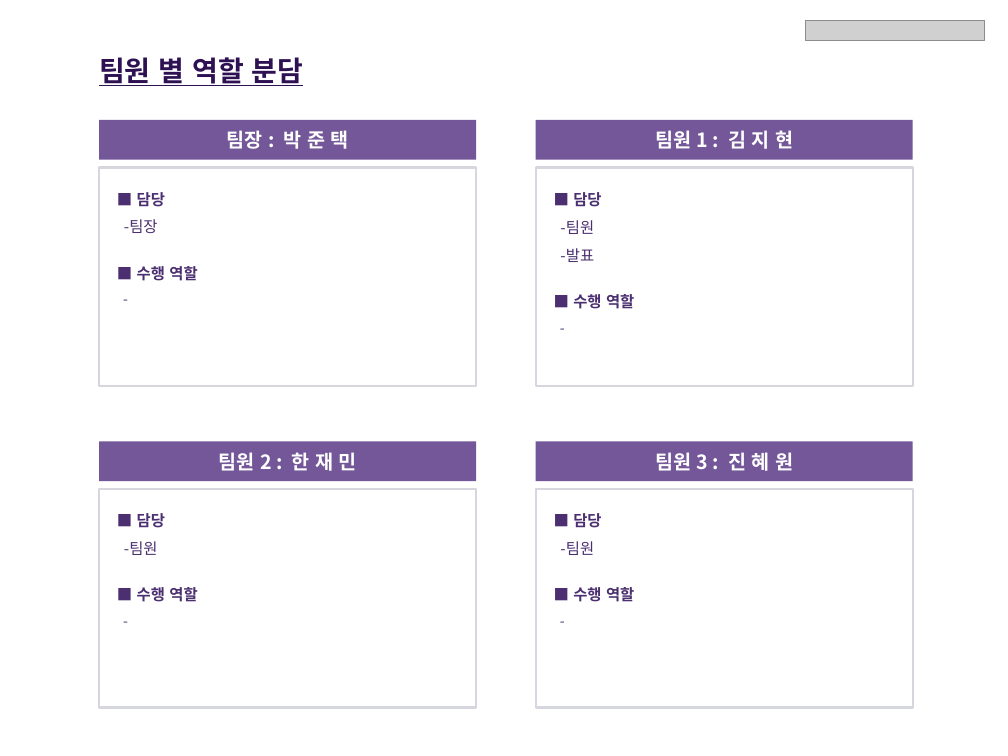
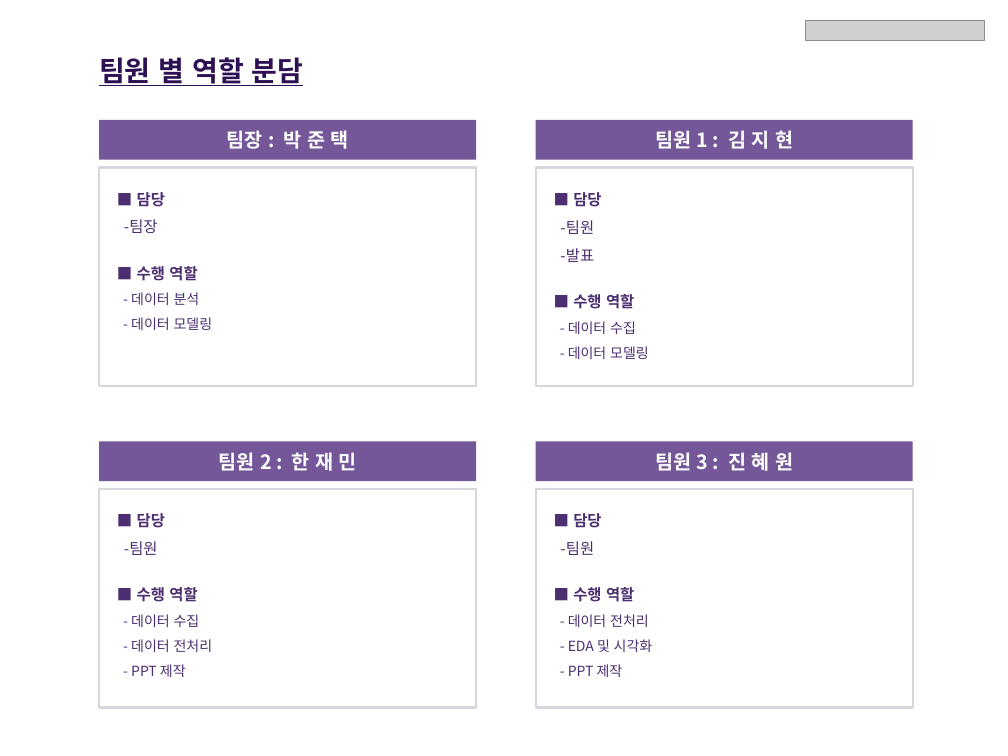
Before and after one commit to jtgoon/BigData_Final_Project, a slide deck: slide 4 of ppt/최종프로젝트 기획안 (4팀).pptx. Drawn at 1008x756 pixels with LibreOffice and Linux fonts; fonts in the diff are those of the drawing; grey boxes stand for pictures. Boxes give left, top, right and bottom in pixels: in the first picture for what was removed or moved away, otherwise in the second. Text is boxed around its words. In the diff, an @@ line names an element or a change of style, - is before the commit and + after.

```diff
--- a/ppt/최종프로젝트 기획안 (4팀).pptx
+++ b/ppt/최종프로젝트 기획안 (4팀).pptx
@@ text at (131,292,213,330): text changed @@
--
+- 데이터 분석
+- 데이터 모델링
@@ text at (568,321,649,359): text changed @@
--
+- 데이터 수집
+- 데이터 모델링
@@ text at (131,614,213,677): text changed @@
--
+- 데이터 수집
+- 데이터 전처리
+- PPT 제작
@@ text at (568,614,653,677): text changed @@
--
+- 데이터 전처리
+- EDA 및 시각화
+- PPT 제작
```
Also in this commit, not shown: 3 other slides changed, 2 other files.
